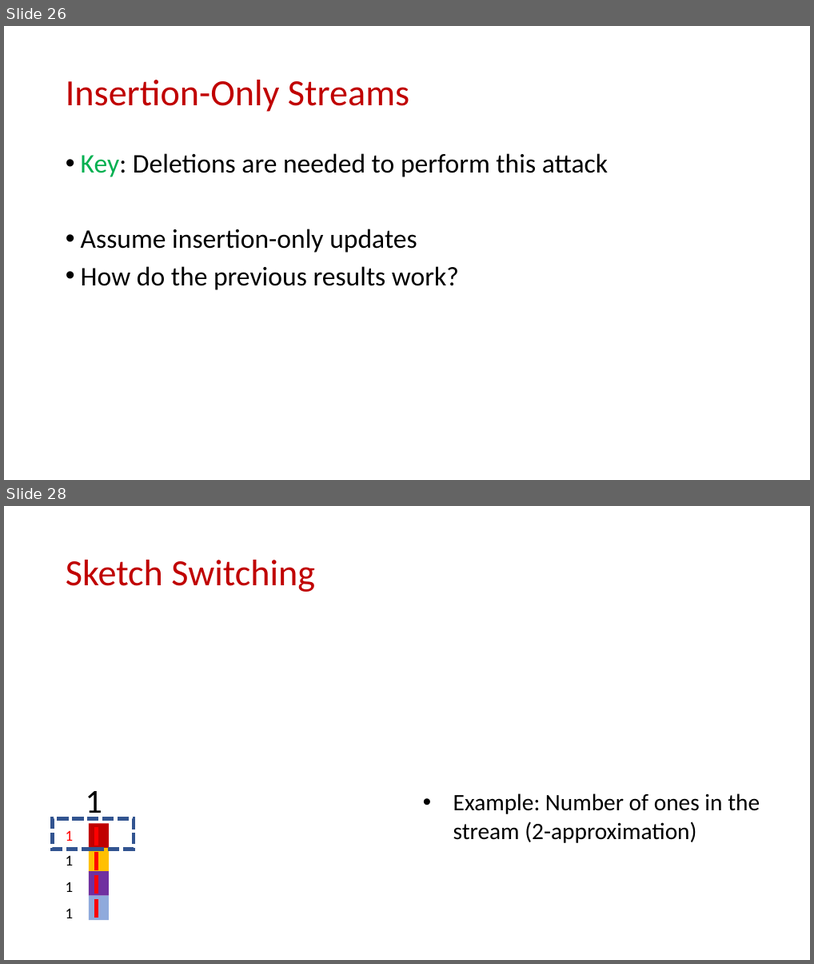
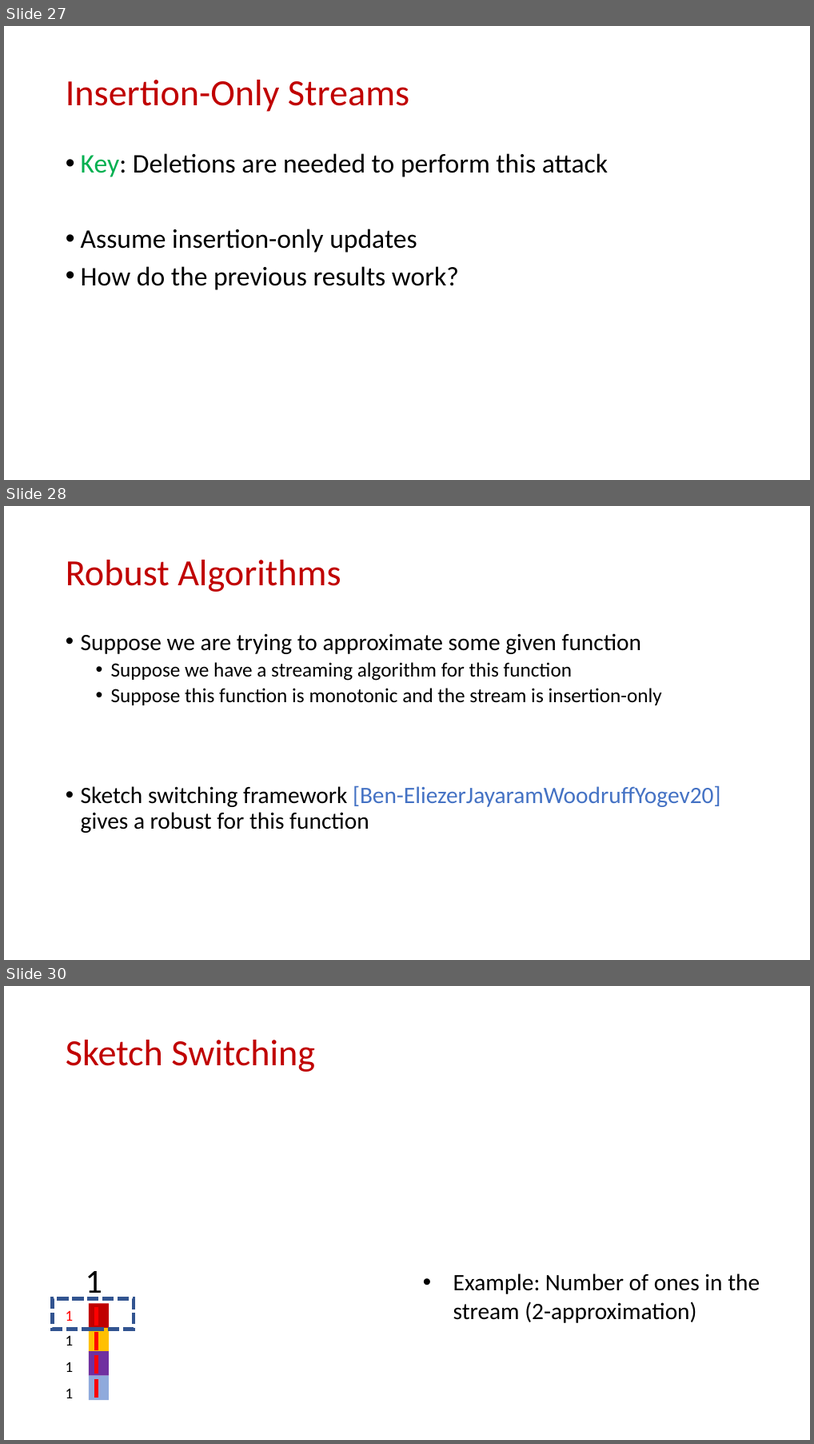
Before and after one commit to samsonzhou/samsonzhou.github.io, a slide deck: other-talks/A Tutorial on Adversarial Robustness.pptx. Shown one above the other, each under a label of ours: slides 26 and 28 before the commit, slides 27, 28 and 30 after it; the slides between them are not shown. The pictures are 814x964 and 814x1444 pixels, drawn with LibreOffice and Linux fonts; fonts in the diff are those of the drawing; grey boxes stand for pictures. Boxes give left, top, right and bottom in pixels: in the first picture for what was removed or moved away, otherwise in the second. Text is boxed around its words. In the diff, an @@ line names an element or a change of style, - is before the commit and + after.

```diff
--- a/other-talks/A Tutorial on Adversarial Robustness.pptx
+++ b/other-talks/A Tutorial on Adversarial Robustness.pptx
@@ slide 28 added at box(4, 506, 810, 960), background #FFFFFF @@
@@ title added at box(66, 560, 341, 592), 44 pt, text #C00000 @@
+Robust Algorithms
@@ text added at box(81, 633, 722, 832), 28 pt, text #000000 @@
+• Suppose we are trying to approximate some given function
+  • Suppose we have a streaming algorithm for this function
+  • Suppose this function is monotonic and the stream is insertion-only
+• Sketch switching framework [Ben-EliezerJayaramWoodruffYogev20] gives a robust for this function
@@ what was slide 26 is now slide 27 @@
@@ what was slide 28 is now slide 30 @@
```
Also in this commit, not shown: 9 slides changed, 7 other slides added, 2 slides removed, 1 other file.
